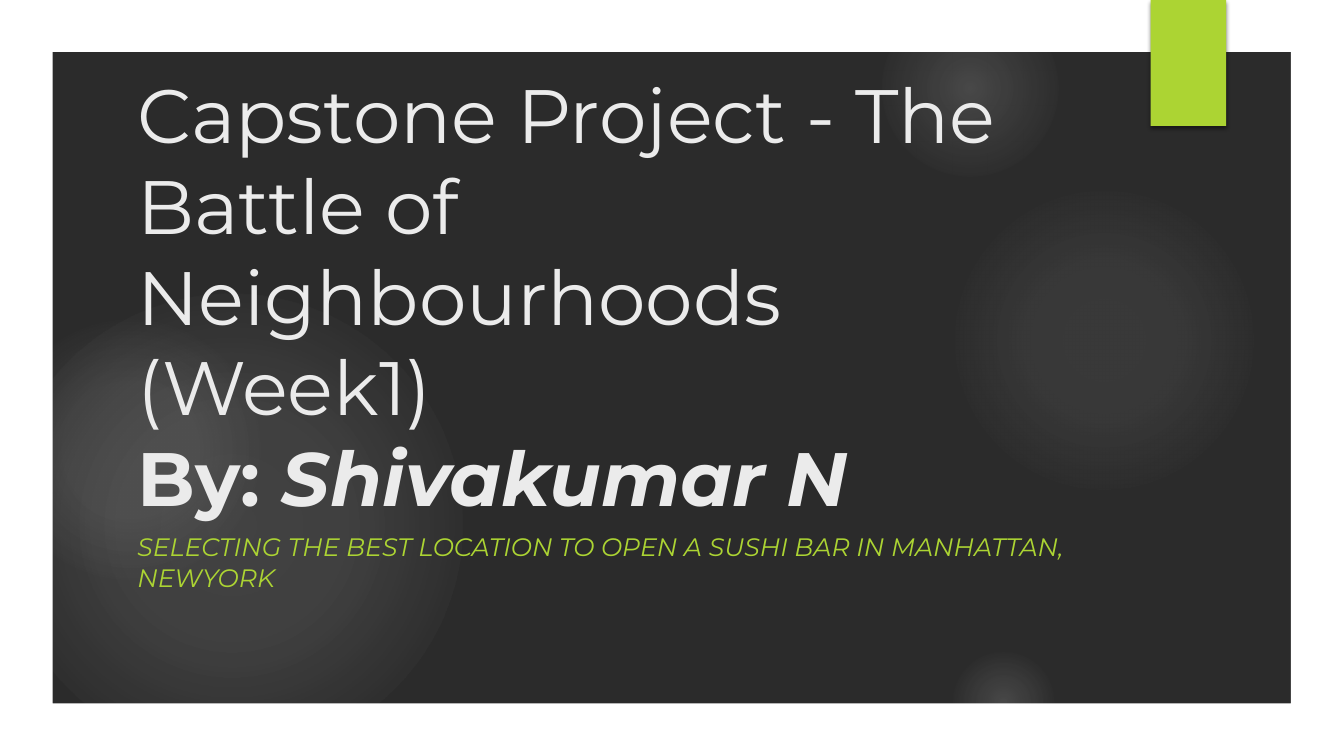
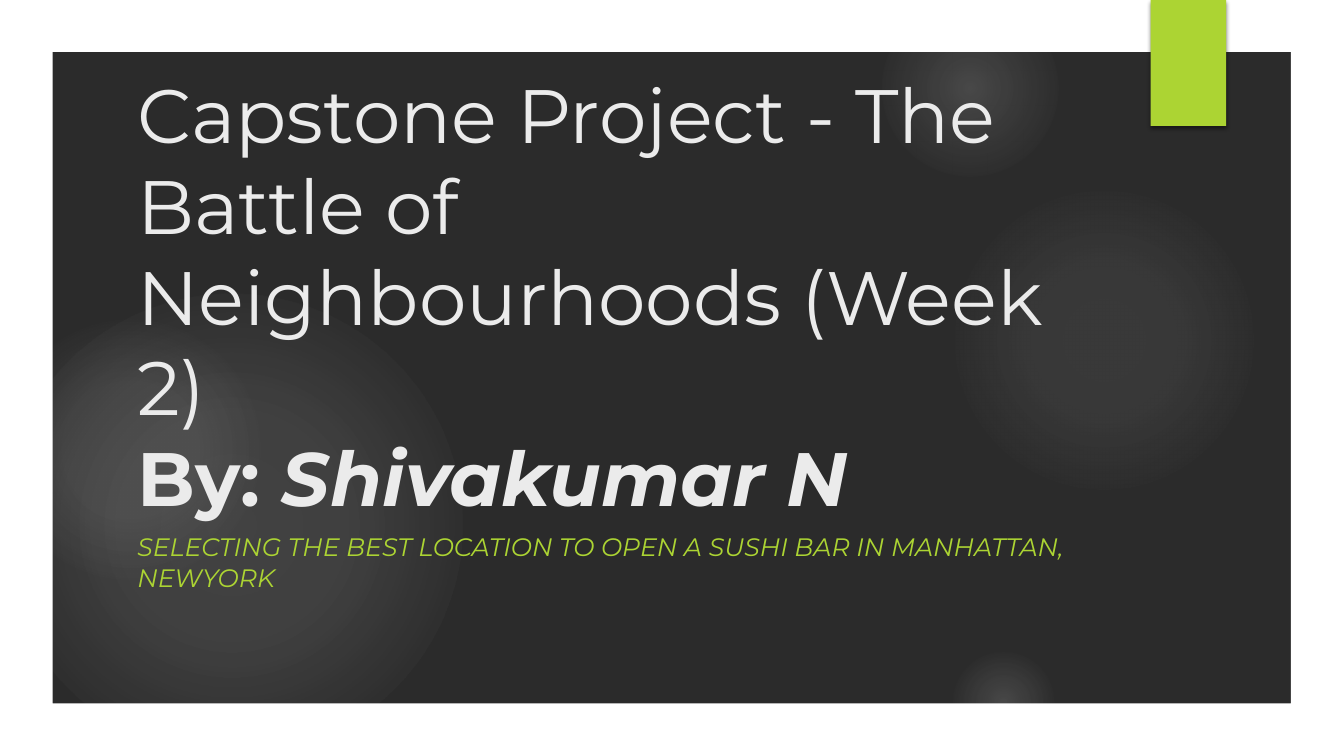
Before and after one commit to Shivn-hub/Coursera-Capstone, a slide deck: slide 1 of DS Capstone Project - The Battle of Neighbourhoods (Week 2).pptx. Drawn at 1344x756 pixels with LibreOffice and Linux fonts; fonts in the diff are those of the drawing; background and template pictures are left out; a plain dark background stands for a picture behind light text. Boxes give left, top, right and bottom in pixels: in the first picture for what was removed or moved away, otherwise in the second. Text is boxed around its words. In the diff, an @@ line names an element or a change of style, - is before the commit and + after.

```diff
--- a/DS Capstone Project - The Battle of Neighbourhoods (Week 2).pptx
+++ b/DS Capstone Project - The Battle of Neighbourhoods (Week 2).pptx
@@ title at (137,87,1042,521): text changed @@
-Capstone Project - The Battle of Neighbourhoods (Week1)
-By: Shivakumar N
+Capstone Project - The Battle of Neighbourhoods (Week 2)
+By: Shivakumar N
```
Also in this commit, not shown: 1 other file.
